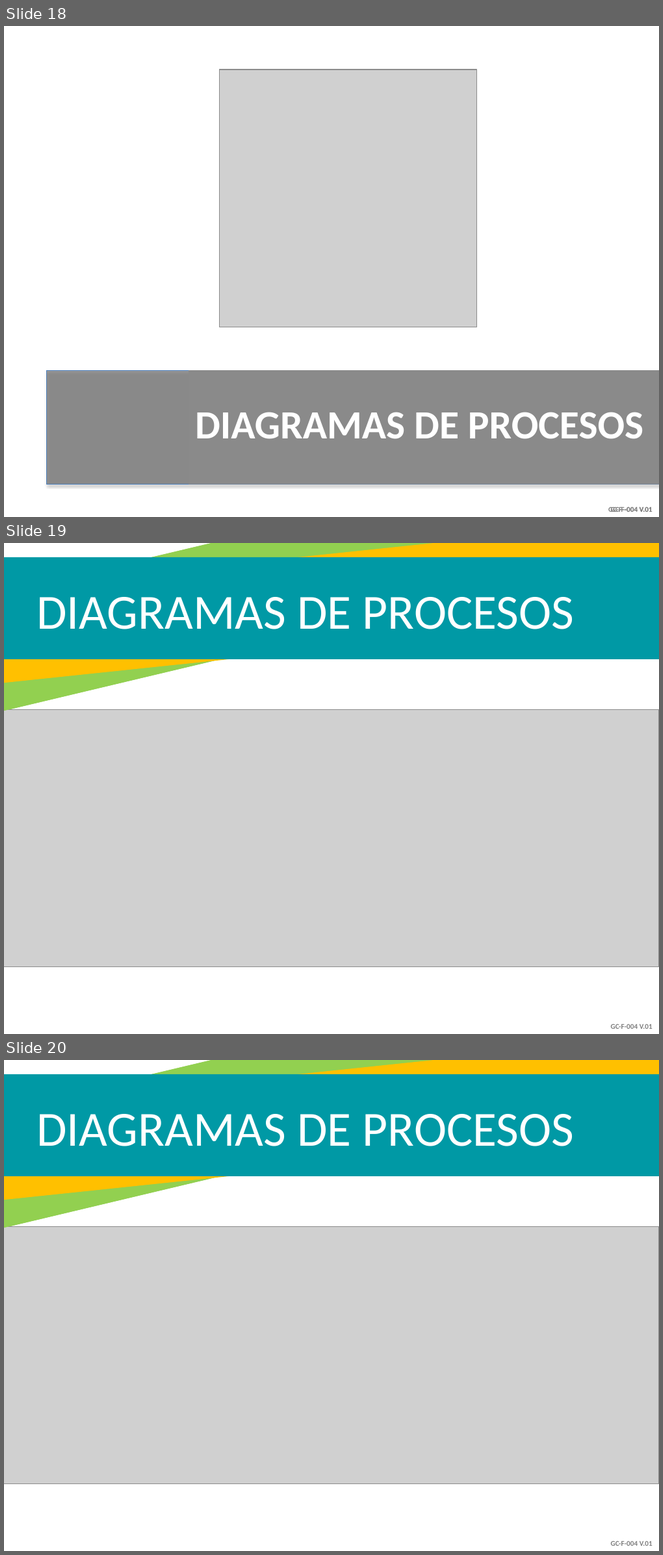
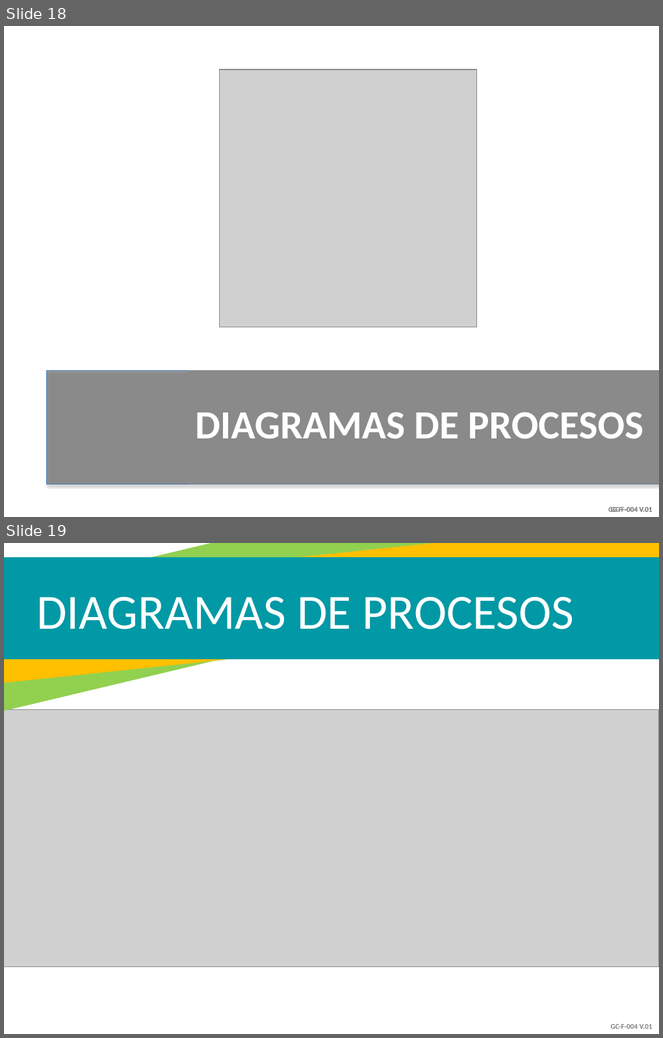
Before and after one commit to Dashell2514/AseoMatic, a slide deck: Documentation/AseoMatic.pptx. Shown one above the other, each under a label of ours: slides 18, 19 and 20 before the commit, slides 18 and 19 after it. The pictures are 663x1555 and 663x1038 pixels, drawn with LibreOffice and Linux fonts; fonts in the diff are those of the drawing; grey boxes stand for pictures; background and template pictures are left out. Boxes give left, top, right and bottom in pixels: in the first picture for what was removed or moved away, otherwise in the second. Text is boxed around its words. In the diff, an @@ line names an element or a change of style, - is before the commit and + after.

```diff
--- a/Documentation/AseoMatic.pptx
+++ b/Documentation/AseoMatic.pptx
@@ slide 19 removed at bbox=[4, 543, 659, 1034], background #FFFFFF; not listed: 2 template elements that a slide beside it also shows @@
@@ rectangle removed at bbox=[4, 543, 659, 723] @@
@@ rectangle removed at bbox=[4, 543, 659, 690] @@
@@ rectangle removed at bbox=[4, 557, 659, 659] @@
@@ text removed at bbox=[36, 597, 574, 629] @@
-DIAGRAMAS DE PROCESOS
@@ picture removed at bbox=[4, 709, 659, 967] @@
@@ what was slide 20 is now slide 19 @@
```
Also in this commit, not shown: 1 slide changed, 2 other files.
